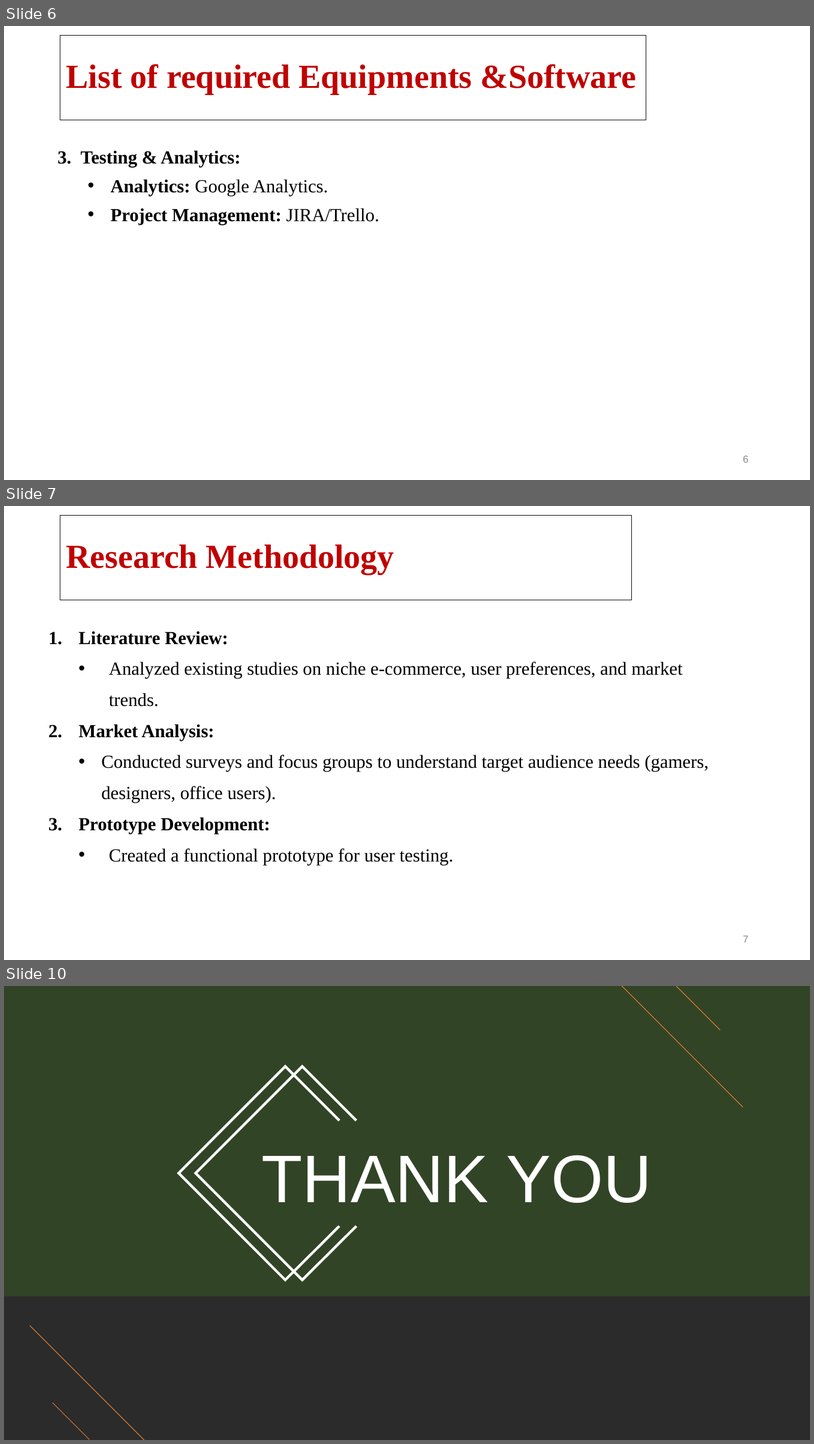
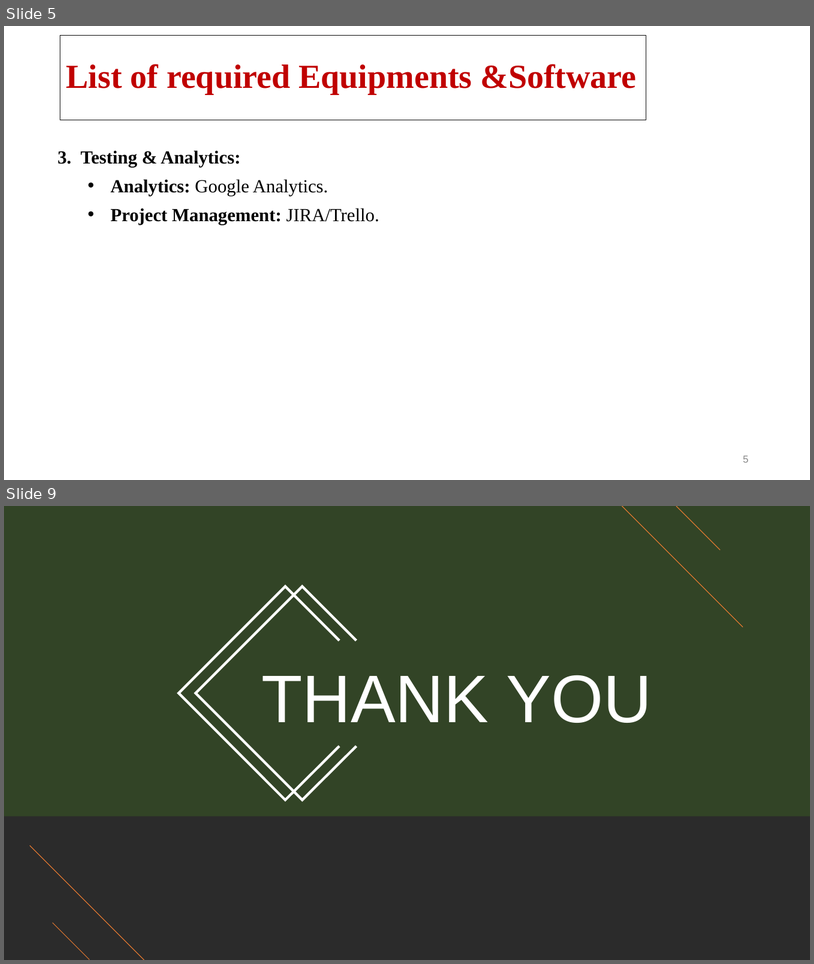
Before and after one commit to DhruvJDev/made-setup, a slide deck: ppt/Phase 2.pptx. Shown one above the other, each under a label of ours: slides 6, 7 and 10 before the commit, slides 5 and 9 after it; the slides between them are not shown. The pictures are 814x1444 and 814x964 pixels, drawn with LibreOffice and Linux fonts; fonts in the diff are those of the drawing; background and template pictures are left out; a plain dark background stands for a picture behind light text. Boxes give left, top, right and bottom in pixels: in the first picture for what was removed or moved away, otherwise in the second. Text is boxed around its words. In the diff, an @@ line names an element or a change of style, - is before the commit and + after.

```diff
--- a/ppt/Phase 2.pptx
+++ b/ppt/Phase 2.pptx
@@ slide 7 removed at [4, 506, 810, 960], background picture (left out) @@
@@ title removed at [60, 515, 633, 600] @@
-Research Methodology
@@ text removed at [78, 631, 709, 865] @@
-1. Literature Review:
-  • Analyzed existing studies on niche e-commerce, user preferences, and market trends.
-2. Market Analysis:
-  • Conducted surveys and focus groups to understand target audience needs (gamers, designers, office users).
-3. Prototype Development:
-  • Created a functional prototype for user testing.
@@ page number removed at [743, 935, 749, 942] @@
-7
@@ what was slide 6 is now slide 5 @@
@@ what was slide 10 is now slide 9 @@
```
Also in this commit, not shown: 1 slide changed, 3 slides added, 3 other slides removed, 2 other files.
